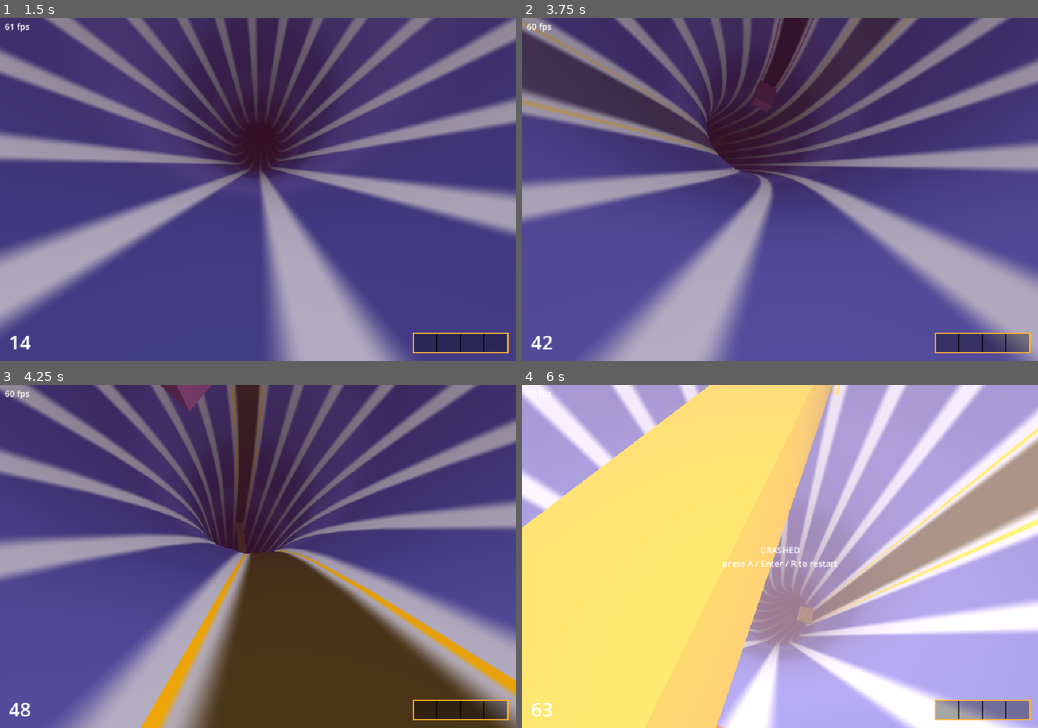
Above: before the commit, frames 1-4 (two rows, left to right).
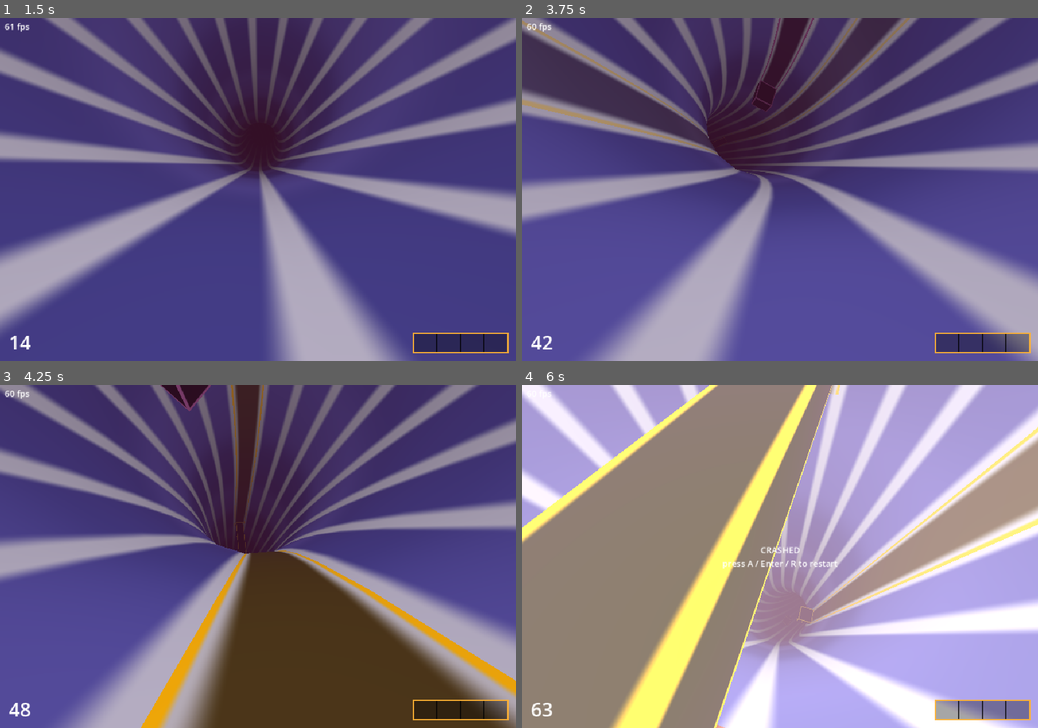
Above: after the commit, the same moments.

Repository: nhermosilla14/xpeedy
Game: Godot game, scene res://src/main.tscn
The game is run twice, just before and just after one commit, with the same random seed, the same clock (stepped at 60 frames per second) and the same inputs.
Inputs (mouse positions are in pixels of both pictures, inside the frame that each line leads up to):
- Up to frame 1 (1.5 s): move the mouse to (371, 172) at 0.52 s; hold Right (steer_right) 0.53-1.28 s; click (371, 172) at 0.67 s; move the mouse to (154, 206) at 1.27 s; hold Left (steer_left) from 1.28 s (still down)
- Up to frame 2 (3.75 s): move the mouse to (831, 114) at 2.02 s; release Left (steer_left) at 2.03 s; hold Right (steer_right) 2.03-3.53 s; move the mouse to (754, 258) at 2.77 s; click (754, 258) at 2.92 s; move the mouse to (934, 240) at 3.52 s; hold Left (steer_left) from 3.53 s (still down)
- Up to frame 3 (4.25 s): keep holding Left (steer_left)
- Up to frame 4 (6 s): move the mouse to (625, 505) at 4.27 s; move the mouse to (805, 556) at 5.02 s; click (805, 556) at 5.17 s; tap A at 5.75 s; move the mouse to (702, 470) at 5.77 s; release Left (steer_left) at 5.78 s; hold Right (steer_right) from 5.78 s (still down)

Frame 1 is identical in both runs. In frame 2, less than 0.1% of the frame differs, in the area x 44-49%, y 23-28%; in frame 3, 0.3%; in frame 4, 38%, in the area x 0-60%, y 0-100%.

Commit message:
Slice 0014: dark neon-edged obstacles and fragments

Diff:
--- a/src/view/fragments.gdshader
+++ b/src/view/fragments.gdshader
@@ -3,6 +3,8 @@
 // Explosion fragments, moved entirely on the GPU (ADR 0012). Each instance sits at the explosion origin
 // (its transform's translation); INSTANCE_CUSTOM = (spawn time, colour index, seed, active). Direction,
 // speed and spin come from the seed. Fragments fly out ballistically, tumble, shrink and vanish.
+
+#include "res://src/view/look.gdshaderinc"
 
 uniform float game_time = 0.0;
 uniform vec3 palette[5];
@@ -25,7 +27,10 @@
 		vec3(t * a.x * a.z + s * a.y, t * a.y * a.z - s * a.x, t * a.z * a.z + c));
 }
 
+varying vec2 v_quad;
+
 void vertex() {
+	v_quad = VERTEX.xy + 0.5;
 	float age = game_time - INSTANCE_CUSTOM.x;
 	float seed = INSTANCE_CUSTOM.z;
 	bool shown = INSTANCE_CUSTOM.w > 0.5 && age >= 0.0 && age < LIFE;
@@ -40,5 +45,6 @@
 }
 
 void fragment() {
-	ALBEDO = COLOR.rgb;
+	float edge = 1.0 - smoothstep(0.1, 0.2, min(min(v_quad.x, 1.0 - v_quad.x), min(v_quad.y, 1.0 - v_quad.y)));
+	ALBEDO = mix(COLOR.rgb * BODY_BRIGHTNESS * 1.5, COLOR.rgb, edge);
 }
--- a/src/view/obstacle.gdshader
+++ b/src/view/obstacle.gdshader
@@ -2,7 +2,10 @@
 render_mode unshaded, cull_disabled;
 // Places obstacles on their tiles on the GPU (ADR 0009). Mesh vertices hold tile-local coordinates:
 // VERTEX.x = u across the lane, VERTEX.y = v along the segment, VERTEX.z = height in lane widths;
-// UV.x is a fixed face brightness (the vertex colour is overridden by instancing). INSTANCE_CUSTOM = (lane, absolute segment, colour index, alive).
+// UV.x is a fixed face brightness, UV.y = 1 for the spike mesh. UV2 = (inset, height) for boxes and two
+// barycentric coordinates for spikes, for the edge lines (ADR 0015). The vertex colour is overridden by instancing. INSTANCE_CUSTOM = (lane, absolute segment, colour index, alive).
+
+#include "res://src/view/look.gdshaderinc"
 
 uniform vec3 frame_pos[51];
 uniform vec3 frame_right[51];
@@ -13,7 +16,12 @@
 uniform float lane_width = 0.3901806;
 uniform vec3 palette[5];
 
+varying vec3 v_tile;
+varying vec3 v_edge_colour;
+varying float v_shade;
+
 void vertex() {
+	v_tile = VERTEX;
 	float rel = INSTANCE_CUSTOM.y - first_segment;
 	bool shown = INSTANCE_CUSTOM.w > 0.5 && rel > -0.5 && rel < 49.5;
 	int lane = clamp(int(INSTANCE_CUSTOM.x + 0.5), 0, 15);
@@ -28,9 +36,24 @@
 	vec3 up_dir = normalize(mix(near_normal, far_normal, VERTEX.y));
 	// Hidden obstacles collapse to a point and draw nothing.
 	VERTEX = shown ? base + up_dir * VERTEX.z * lane_width : vec3(0.0);
-	COLOR = vec4(palette[clamp(int(INSTANCE_CUSTOM.z + 0.5), 0, 4)] * UV.x, 1.0);
+	v_edge_colour = palette[clamp(int(INSTANCE_CUSTOM.z + 0.5), 0, 4)];
+	v_shade = UV.x;
+	COLOR = vec4(UV.y, UV2.x, UV2.y, 1.0);
 }
 
 void fragment() {
-	ALBEDO = COLOR.rgb;
+	float edge;
+	if (COLOR.r > 0.5) {
+		vec3 b = vec3(COLOR.g, COLOR.b, 1.0 - COLOR.g - COLOR.b);
+		edge = 1.0 - smoothstep(SPIKE_EDGE * 0.5, SPIKE_EDGE, min(b.x, min(b.y, b.z)));
+	} else {
+		float inset = UV2.x;
+		float height = UV2.y;
+		vec3 d = vec3(min(v_tile.x - inset, 1.0 - inset - v_tile.x),
+			min(v_tile.y - inset, 1.0 - inset - v_tile.y),
+			min(v_tile.z, height - v_tile.z));
+		vec3 near = vec3(1.0) - smoothstep(vec3(OBSTACLE_EDGE * 0.5), vec3(OBSTACLE_EDGE), d);
+		edge = max(near.x * near.y, max(near.y * near.z, near.x * near.z));
+	}
+	ALBEDO = mix(v_edge_colour * BODY_BRIGHTNESS * (0.6 + 0.4 * v_shade), v_edge_colour, edge);
 }
--- a/src/view/obstacle_view.gd
+++ b/src/view/obstacle_view.gd
@@ -106,12 +106,14 @@
 	var corners := [Vector2(lo, lo), Vector2(hi, lo), Vector2(hi, hi), Vector2(lo, hi)]
 	var verts := PackedVector3Array()
 	var shades := PackedVector2Array()
+	var extra := PackedVector2Array()
 	var indices := PackedInt32Array()
 	var add_quad := func(a: Vector3, b: Vector3, c: Vector3, d: Vector3, brightness: float) -> void:
 		var base := verts.size()
 		verts.append_array([a, b, c, d])
 		for i in 4:
 			shades.append(Vector2(brightness, 0.0))
+			extra.append(Vector2(inset, height))
 		indices.append_array([base, base + 1, base + 2, base, base + 2, base + 3])
 	add_quad.call(Vector3(lo, lo, height), Vector3(hi, lo, height), Vector3(hi, hi, height),
 		Vector3(lo, hi, height), 1.0)
@@ -121,7 +123,7 @@
 		var b: Vector2 = corners[(i + 1) % 4]
 		add_quad.call(Vector3(a.x, a.y, 0.0), Vector3(b.x, b.y, 0.0), Vector3(b.x, b.y, height),
 			Vector3(a.x, a.y, height), side_brightness[i])
-	return _to_mesh(verts, shades, indices)
+	return _to_mesh(verts, shades, extra, indices)
 
 
 ## A four-sided pyramid on the whole tile, `height` lane widths tall.
@@ -131,6 +133,7 @@
 	var brightness := [0.75, 0.6, 0.85, 0.65]
 	var verts := PackedVector3Array()
 	var shades := PackedVector2Array()
+	var extra := PackedVector2Array()
 	var indices := PackedInt32Array()
 	for i in 4:
 		var a: Vector2 = corners[i]
@@ -138,16 +141,18 @@
 		var base := verts.size()
 		verts.append_array([Vector3(a.x, a.y, 0.0), Vector3(b.x, b.y, 0.0), apex])
 		for j in 3:
-			shades.append(Vector2(brightness[i], 0.0))
+			shades.append(Vector2(brightness[i], 1.0))
+		extra.append_array([Vector2(1, 0), Vector2(0, 1), Vector2(0, 0)])
 		indices.append_array([base, base + 1, base + 2])
-	return _to_mesh(verts, shades, indices)
+	return _to_mesh(verts, shades, extra, indices)
 
 
-static func _to_mesh(verts: PackedVector3Array, shades: PackedVector2Array, indices: PackedInt32Array) -> ArrayMesh:
+static func _to_mesh(verts: PackedVector3Array, shades: PackedVector2Array, extra: PackedVector2Array, indices: PackedInt32Array) -> ArrayMesh:
 	var arrays := []
 	arrays.resize(Mesh.ARRAY_MAX)
 	arrays[Mesh.ARRAY_VERTEX] = verts
 	arrays[Mesh.ARRAY_TEX_UV] = shades
+	arrays[Mesh.ARRAY_TEX_UV2] = extra
 	arrays[Mesh.ARRAY_INDEX] = indices
 	var mesh := ArrayMesh.new()
 	mesh.add_surface_from_arrays(Mesh.PRIMITIVE_TRIANGLES, arrays)
Not shown, changed: src/view/look.gdshaderinc
Not shown, changed: docs/slices/0014-obstacles-look.md
